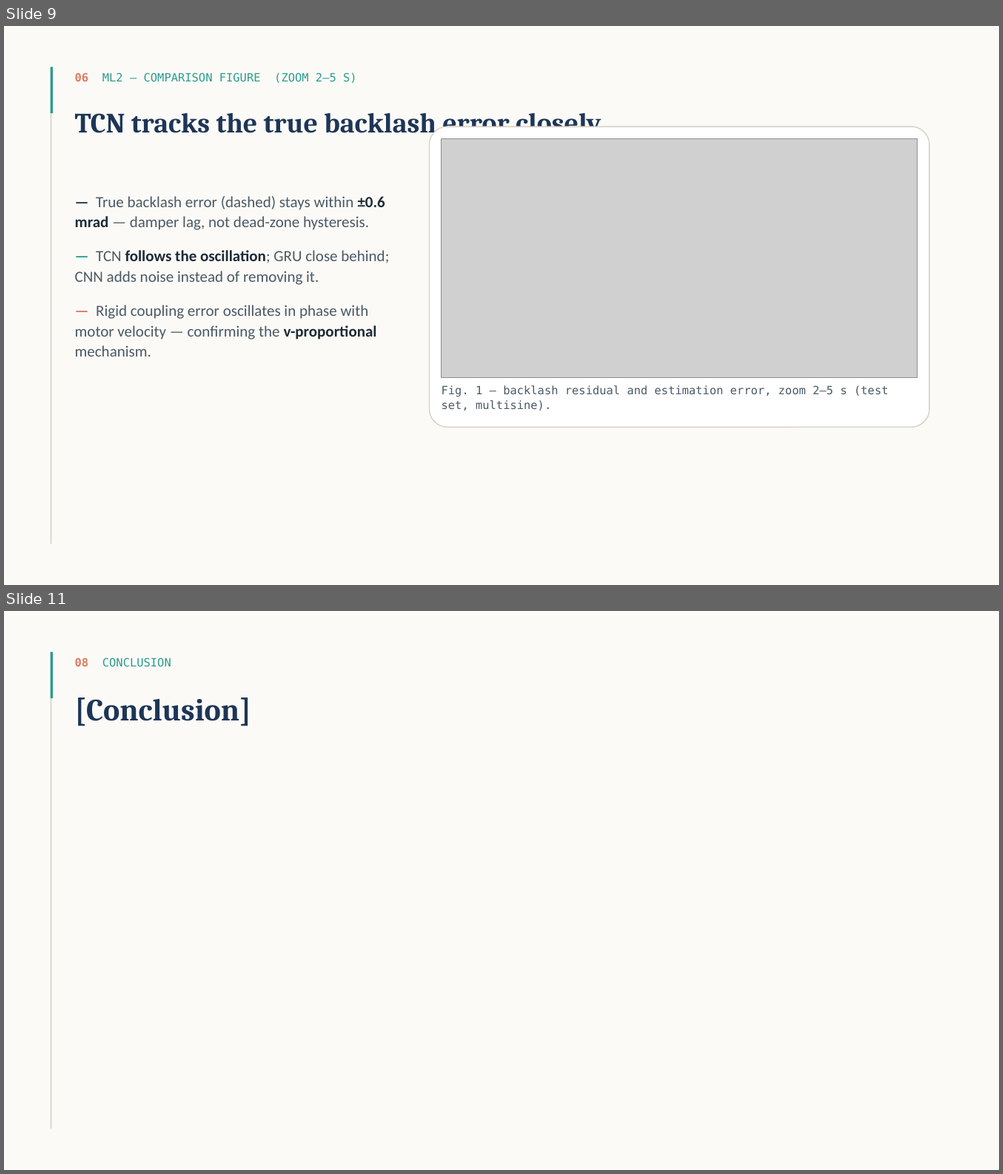
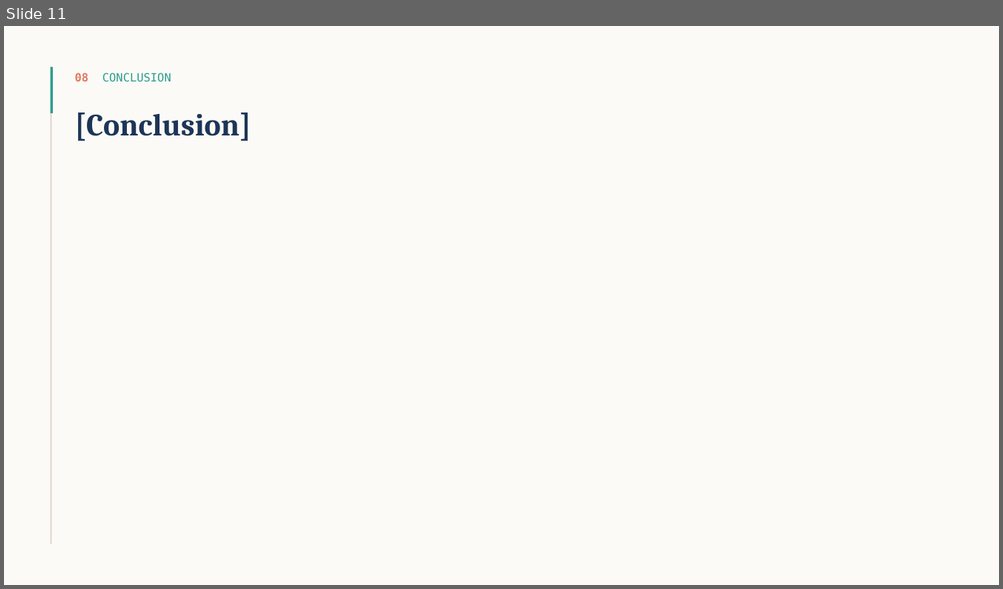
Before and after one commit to Riad-Attou/ai-electrical-engineering, a slide deck: presentation.pptx. Shown one above the other, each under a label of ours: slides 9 and 11 before the commit, slide 11 after it; the slides between them are not shown. The pictures are 1003x1174 and 1003x589 pixels, drawn with LibreOffice and Linux fonts; fonts in the diff are those of the drawing; grey boxes stand for pictures. Boxes give left, top, right and bottom in pixels: in the first picture for what was removed or moved away, otherwise in the second. Text is boxed around its words. In the diff, an @@ line names an element or a change of style, - is before the commit and + after.

```diff
--- a/presentation.pptx
+++ b/presentation.pptx
@@ slide 9 removed at (4, 26, 999, 585), background #FBFAF6 @@
@@ rectangle removed at (51, 67, 52, 545) @@
@@ rectangle removed at (51, 67, 53, 113) @@
@@ text removed at (75, 73, 357, 83) @@
-06 ML2 — COMPARISON FIGURE (ZOOM 2–5 S)
@@ text removed at (75, 113, 605, 139) @@
-TCN tracks the true backlash error closely.
@@ rounded rectangle removed at (430, 127, 929, 427) @@
@@ picture removed at (441, 138, 917, 378) @@
@@ text removed at (75, 196, 389, 357) @@
-— True backlash error (dashed) stays within ±0.6 mrad — damper lag, not dead-zone hysteresis.
-— TCN follows the oscillation; GRU close behind; CNN adds noise instead of removing it.
-— Rigid coupling error oscillates in phase with motor velocity — confirming the v-proportional mechanism.
@@ text removed at (441, 386, 888, 411) @@
-Fig. 1 — backlash residual and estimation error, zoom 2–5 s (test set, multisine).
```
Also in this commit, not shown: 2 slides changed, 4 slides added, 3 other slides removed, 41 other files.
